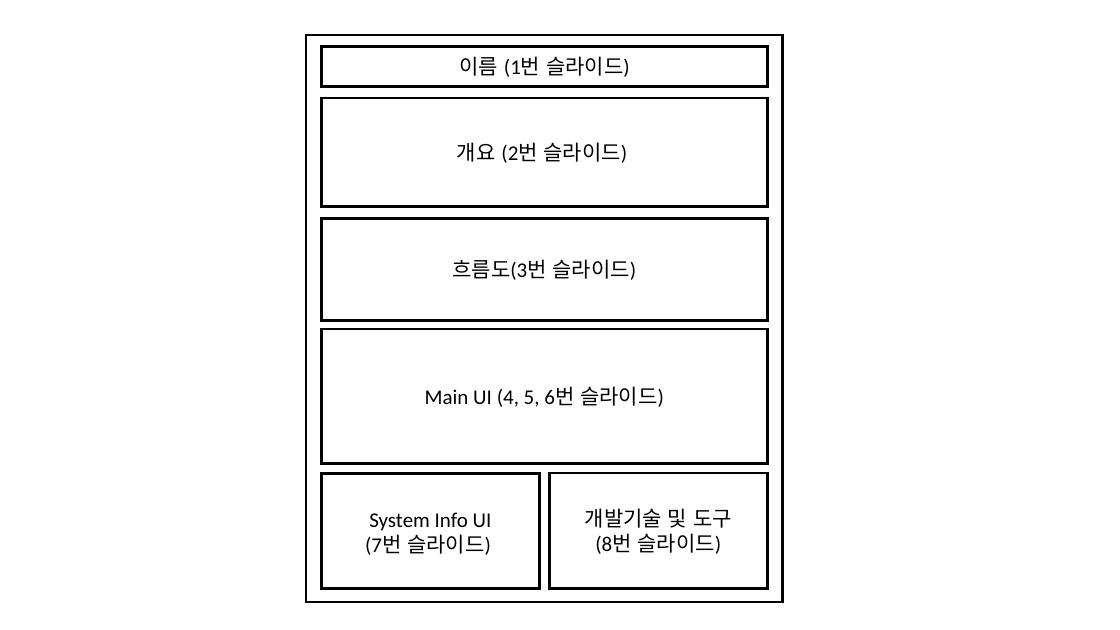
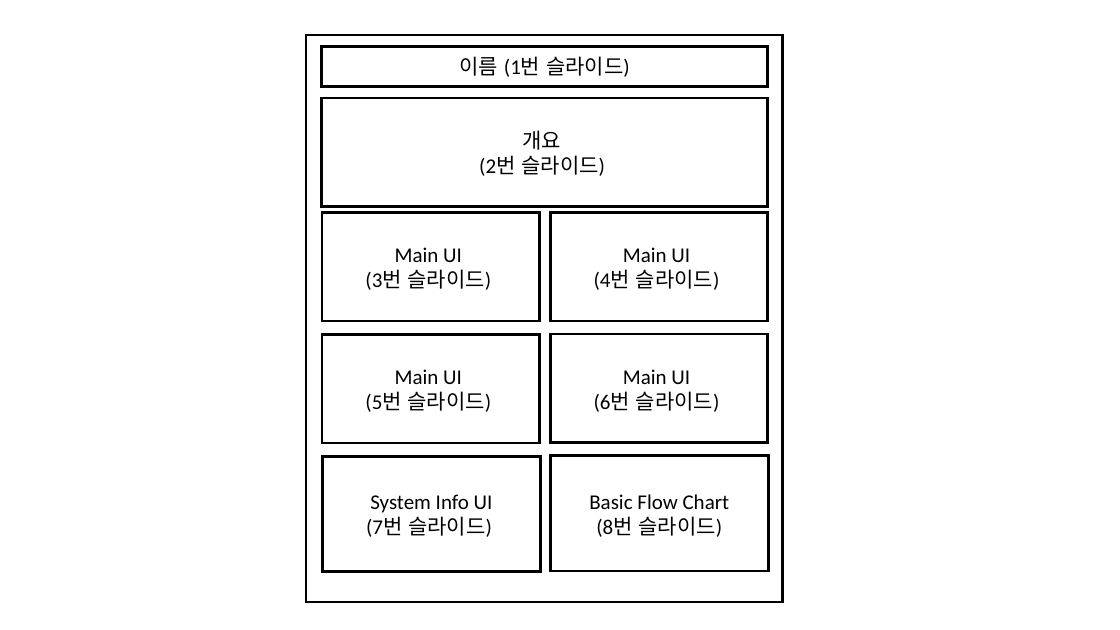
Before and after one commit to SaintSeong/JusungProject, a slide deck: slide 9 of A조 발표/A조 폼보드.pptx. Drawn at 1120x630 pixels with LibreOffice and Linux fonts; fonts in the diff are those of the drawing. Boxes give left, top, right and bottom in pixels: in the first picture for what was removed or moved away, otherwise in the second. Text is boxed around its words. In the diff, an @@ line names an element or a change of style, - is before the commit and + after.

```diff
--- a/A조 발표/A조 폼보드.pptx
+++ b/A조 발표/A조 폼보드.pptx
@@ rectangle "Main UI (3번 슬라이드)": place and size @@
-rectangle "Main UI (3번 슬라이드)" at <box>322,218,768,321</box>
+rectangle "Main UI (3번 슬라이드)" at <box>322,213,539,321</box>
@@ rectangle added at <box>550,213,768,321</box>, outline #000000 2.25 pt, 18 pt, text #000000 @@
+Main UI
+(4번 슬라이드)
@@ text in rectangle at <box>365,247,492,290</box>: text changed @@
-흐름도(3번 슬라이드)
+Main UI
+(3번 슬라이드)
@@ rectangle added at <box>322,334,539,443</box>, outline #000000 2.25 pt, 18 pt, text #000000 @@
+Main UI
+(5번 슬라이드)
@@ rectangle "Main UI (6번 슬라이드)": place and size @@
-rectangle "Main UI (6번 슬라이드)" at <box>322,329,768,464</box>
+rectangle "Main UI (6번 슬라이드)" at <box>550,334,768,443</box>
@@ text in rectangle at <box>594,369,720,412</box>: text changed @@
-Main UI (4, 5, 6번 슬라이드)
+Main UI
+(6번 슬라이드)
@@ rectangle "System Info UI (7번 슬라이드)": place and size @@
-rectangle "System Info UI (7번 슬라이드)" at <box>322,474,540,589</box>
+rectangle "System Info UI (7번 슬라이드)" at <box>323,456,541,571</box>
@@ rectangle "Basic Flow Chart (8번 슬라이드)": place and size @@
-rectangle "Basic Flow Chart (8번 슬라이드)" at <box>549,473,768,588</box>
+rectangle "Basic Flow Chart (8번 슬라이드)" at <box>550,455,769,571</box>
@@ text in rectangle at <box>589,494,730,537</box>: text changed @@
-개발기술 및 도구
-(8번 슬라이드)
+Basic Flow Chart
+(8번 슬라이드)
```
Also in this commit, not shown: 2 other slides changed, 1 slide added, 1 slide removed, 2 other files.
